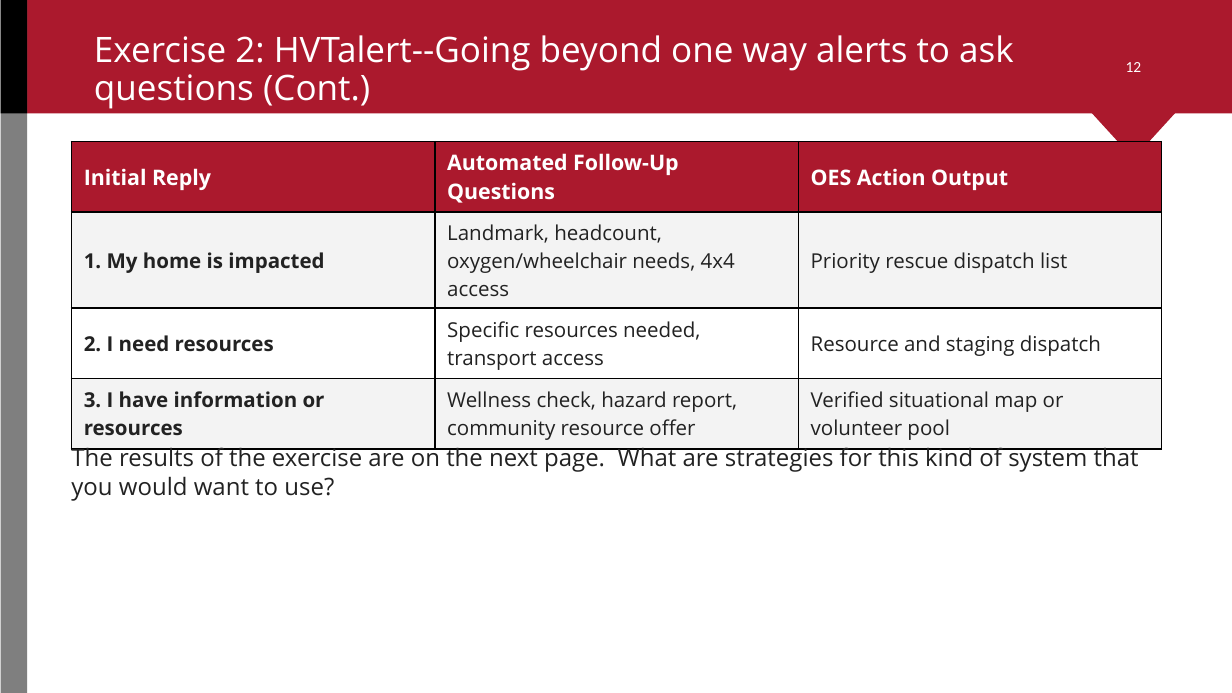
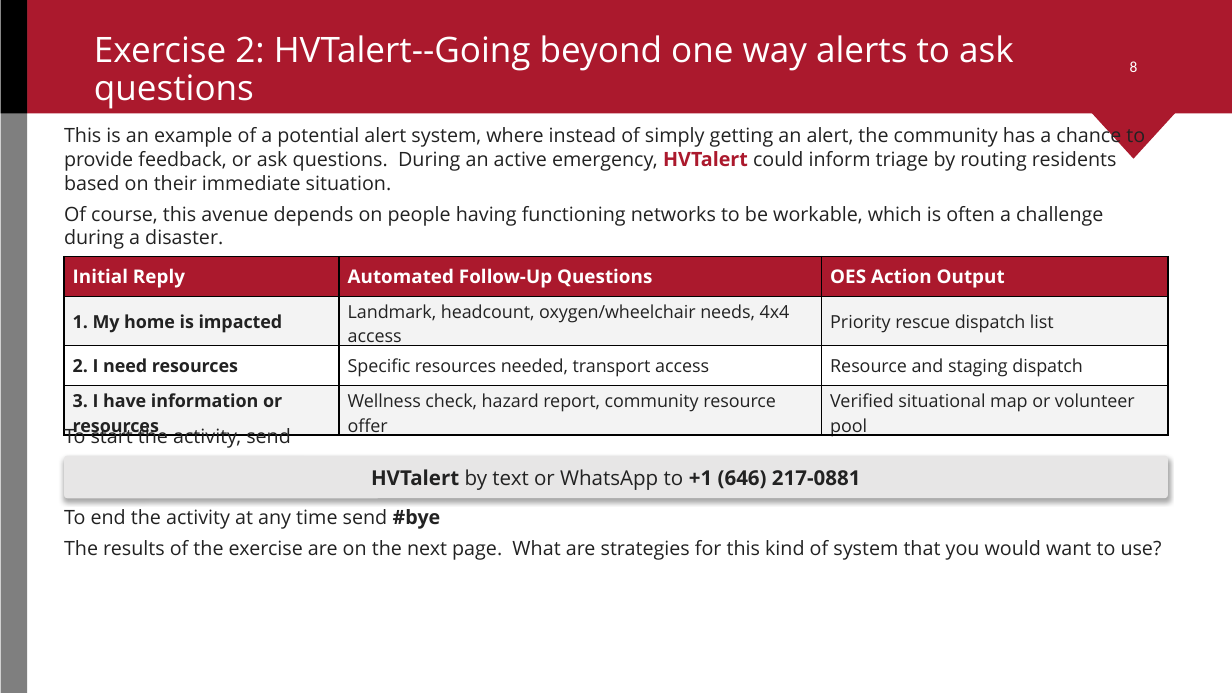
Before and after one commit to ccsfist/gitio2ppt, a slide deck: slide 8 of HoopaValley_Workshop.pptx (slide 12 before the commit). Drawn at 1232x693 pixels with LibreOffice and Linux fonts; fonts in the diff are those of the drawing; background and template pictures are left out. Boxes give left, top, right and bottom in pixels: in the first picture for what was removed or moved away, otherwise in the second. Text is boxed around its words. In the diff, an @@ line names an element or a change of style, - is before the commit and + after.

```diff
--- a/HoopaValley_Workshop.pptx
+++ b/HoopaValley_Workshop.pptx
@@ title at bbox=[94, 35, 1014, 109]: text changed @@
-Exercise 2: HVTalert--Going beyond one way alerts to ask questions (Cont.)
+Exercise 2: HVTalert--Going beyond one way alerts to ask questions
@@ page number at bbox=[1130, 61, 1138, 72]: text changed @@
-12
+8
@@ text added at bbox=[64, 124, 1145, 191], 11.5 pt, text #222222 @@
+This is an example of a potential alert system, where instead of simply getting an alert, the community has a chance to provide feedback, or ask questions. During an active emergency, HVTalert could inform triage by routing residents based on their immediate situation.
@@ text added at bbox=[64, 206, 1103, 249], 11.5 pt, text #222222 @@
+Of course, this avenue depends on people having functioning networks to be workable, which is often a challenge during a disaster.
@@ table at bbox=[64, 256, 1168, 441] @@
@@ size 12.5 to 11 pt in "Initial Reply", "Automated Follow-Up Questions", "OES Action Output" @@
@@ size 12 to 10.5 pt in "1. My home is impacted", "Landmark, headcount, oxygen/wheelchair needs, 4x4 access", "Priority rescue dispatch list", "2. I need resources" and 5 more places @@
@@ table: place and size @@
-table at bbox=[71, 142, 1162, 444]
+table at bbox=[64, 256, 1168, 441]
@@ text added at bbox=[64, 424, 291, 448], 11.5 pt, text #222222 @@
+To start the activity, send
@@ rounded rectangle added at bbox=[64, 456, 1168, 499], fill #E7E6E6, 12 pt, text #222222, bold @@
+HVTalert by text or WhatsApp to +1 (646) 217-0881
@@ text added at bbox=[64, 509, 441, 529], 11.5 pt, text #222222 @@
+To end the activity at any time send #bye
@@ text "The results of the exercise ...": place and size @@
-text "The results of the exercise ..." at bbox=[71, 444, 1139, 501]
+text "The results of the exercise ..." at bbox=[64, 540, 1162, 560]
@@ text "The results of the exercise ..." at bbox=[64, 540, 1162, 560]: size 14 to 11.5 pt @@
```
Also in this commit, not shown: 14 other slides changed, 10 slides removed, 6 other files.
